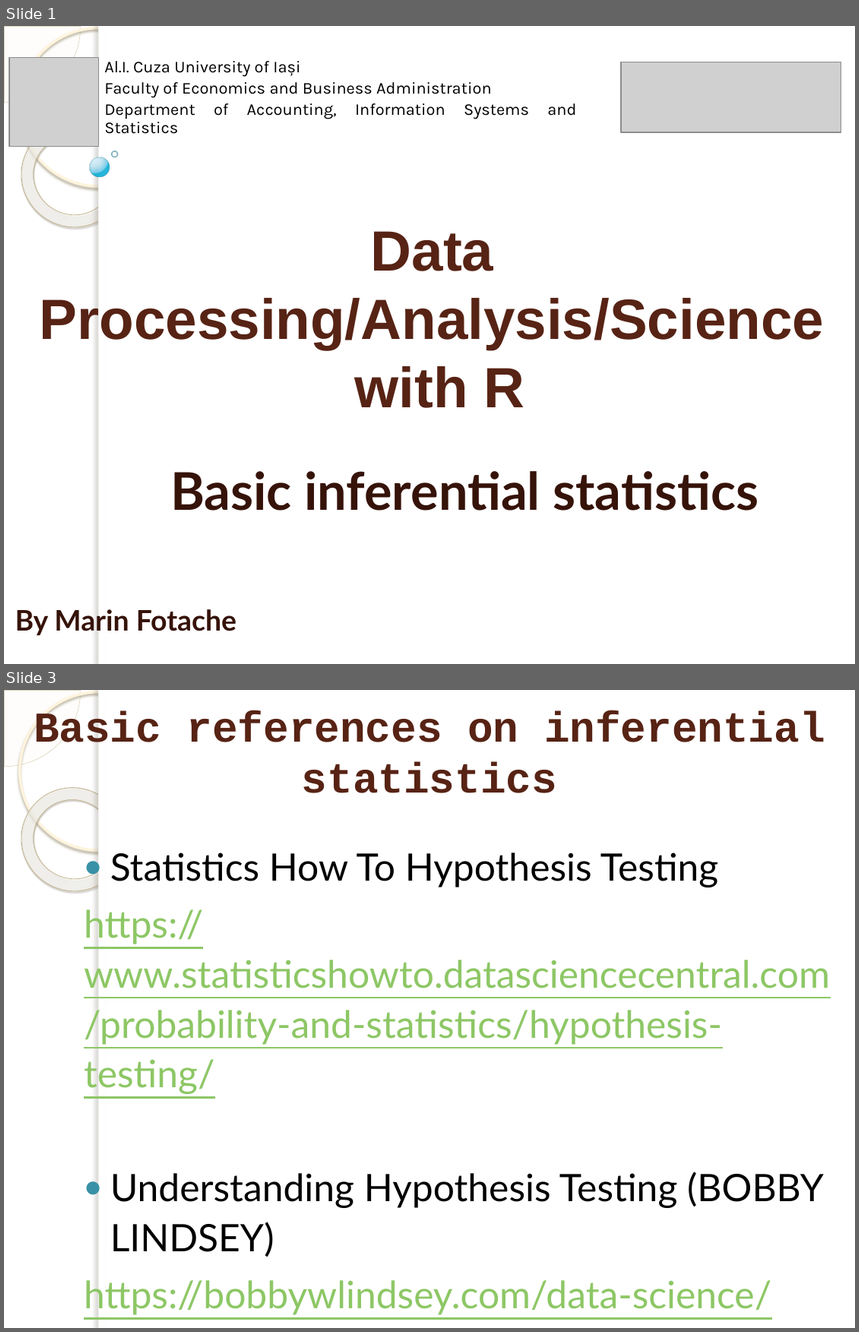
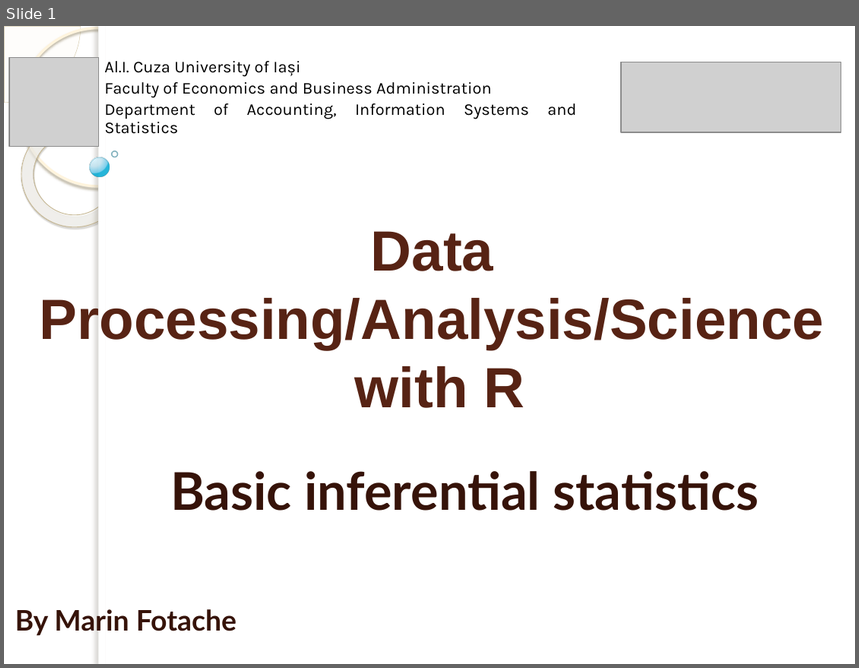
Before and after one commit to marinfotache/Data-Processing-Analysis-Science-with-R, a slide deck: 10 Basic Inferential Statistics/10_basic_inferential_statistics.pptx. Shown one above the other, each under a label of ours: slides 1 and 3 before the commit, slide 1 after it; the slides between them are not shown. The pictures are 859x1332 and 859x668 pixels, drawn with LibreOffice and Linux fonts; fonts in the diff are those of the drawing; grey boxes stand for pictures; background and template pictures are left out. Boxes give left, top, right and bottom in pixels: in the first picture for what was removed or moved away, otherwise in the second. Text is boxed around its words. In the diff, an @@ line names an element or a change of style, - is before the commit and + after.

```diff
--- a/10 Basic Inferential Statistics/10_basic_inferential_statistics.pptx
+++ b/10 Basic Inferential Statistics/10_basic_inferential_statistics.pptx
@@ slide 3 removed at bbox=[4, 690, 855, 1328], background picture (left out); not listed: 5 template elements that a slide beside it also shows @@
@@ title removed at bbox=[34, 711, 826, 793] @@
-Basic references on inferential statistics
@@ text removed at bbox=[84, 853, 830, 1315] @@
-● Statistics How To Hypothesis Testing
-https://www.statisticshowto.datasciencecentral.com/probability-and-statistics/hypothesis-testing/
-● Understanding Hypothesis Testing (BOBBY LINDSEY)
-https://bobbywlindsey.com/data-science/2019/02/19/hypothesis-testing/
```
Also in this commit, not shown: 3 slides changed, 2 slides added.
